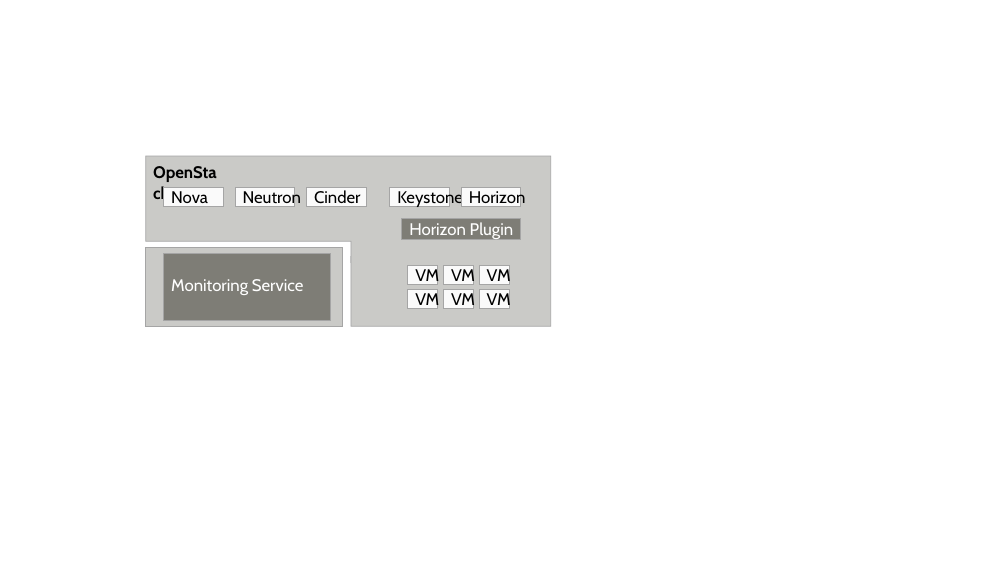
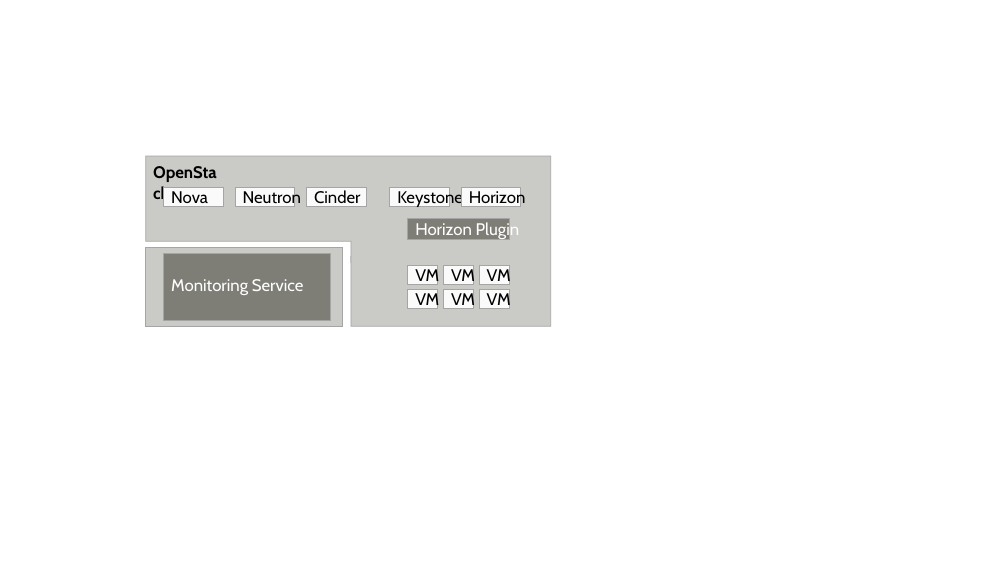
Before and after one commit to taroth21/cmm-documentation, a slide deck: slide 1 of DocSources/images/tenantuser.pptx. Drawn at 1008x567 pixels with LibreOffice and Linux fonts; fonts in the diff are those of the drawing. Boxes give left, top, right and bottom in pixels: in the first picture for what was removed or moved away, otherwise in the second. Text is boxed around its words. In the diff, an @@ line names an element or a change of style, - is before the commit and + after.

```diff
--- a/DocSources/images/tenantuser.pptx
+++ b/DocSources/images/tenantuser.pptx
@@ rectangle "Horizon Plugin": place and size @@
-rectangle "Horizon Plugin" at [402,218,520,240]
+rectangle "Horizon Plugin" at [408,218,509,240]
```
Also in this commit, not shown: 21 other files.
